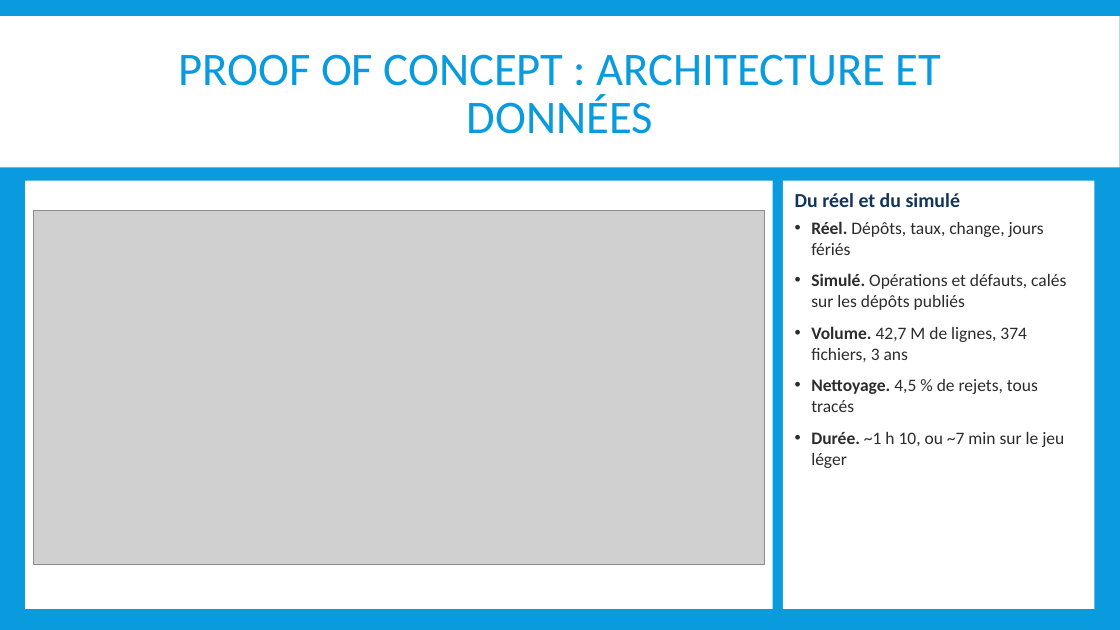
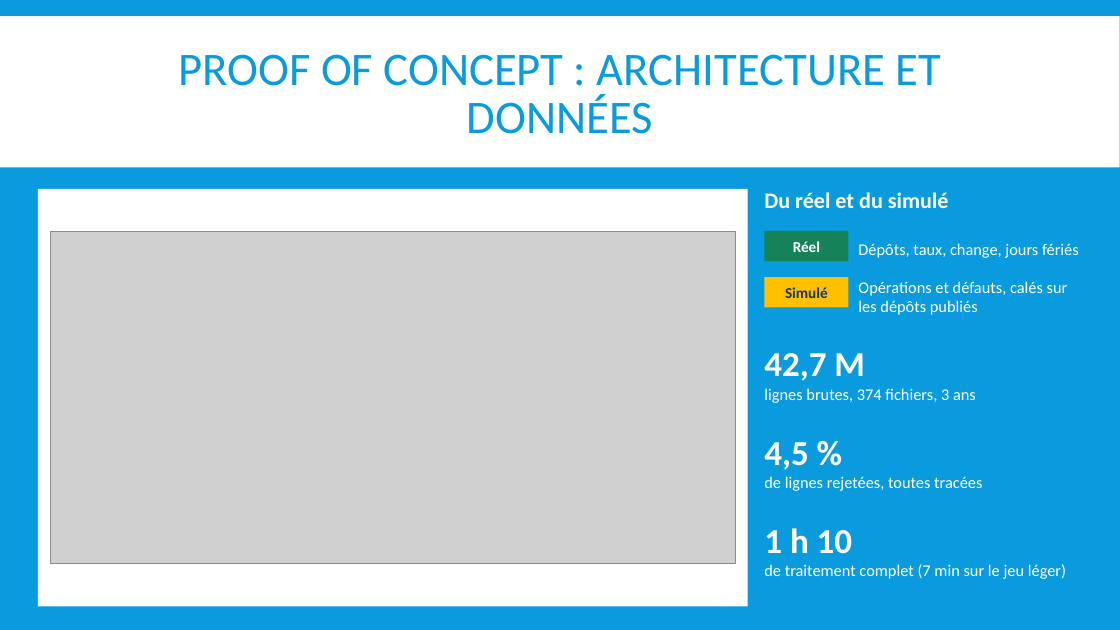
Before and after one commit to mehdi182003/projet_bi_finance, a slide deck: slide 11 of livrables/04_IBI_SUPPORT_SOUTENANCE_BI-predictive-Finance_G5.pptx. Drawn at 1120x630 pixels with LibreOffice and Linux fonts; fonts in the diff are those of the drawing; grey boxes stand for pictures. Boxes give left, top, right and bottom in pixels: in the first picture for what was removed or moved away, otherwise in the second. Text is boxed around its words. In the diff, an @@ line names an element or a change of style, - is before the commit and + after.

```diff
--- a/livrables/04_IBI_SUPPORT_SOUTENANCE_BI-predictive-Finance_G5.pptx
+++ b/livrables/04_IBI_SUPPORT_SOUTENANCE_BI-predictive-Finance_G5.pptx
@@ rectangle: place and size @@
-rectangle at (25, 181, 773, 609)
+rectangle at (38, 189, 748, 607)
@@ text added at (764, 192, 949, 208), 19 pt, text #FFFFFF, bold @@
+Du réel et du simulé
@@ rectangle removed at (783, 181, 1095, 609) @@
-Du réel et du simulé
-• Réel. Dépôts, taux, change, jours fériés
-• Simulé. Opérations et défauts, calés sur les dépôts publiés
-• Volume. 42,7 M de lignes, 374 fichiers, 3 ans
-• Nettoyage. 4,5 % de rejets, tous tracés
-• Durée. ~1 h 10, ou ~7 min sur le jeu léger
@@ picture: place and size @@
-picture at (34, 210, 765, 565)
+picture at (50, 232, 735, 564)
@@ rectangle added at (765, 231, 849, 261), fill #16825A, 13 pt, text #FFFFFF, bold @@
+Réel
@@ text added at (858, 243, 1079, 258), 14 pt, text #FFFFFF @@
+Dépôts, taux, change, jours fériés
@@ rectangle added at (765, 277, 849, 308), fill #FFC000, 13 pt, text #12355B, bold @@
+Simulé
@@ text added at (858, 281, 1068, 315), 14 pt, text #FFFFFF @@
+Opérations et défauts, calés sur les dépôts publiés
@@ text added at (764, 353, 976, 403), 14 pt, text #FFFFFF @@
+42,7 M
+lignes brutes, 374 fichiers, 3 ans
@@ text added at (764, 442, 982, 491), 14 pt, text #FFFFFF @@
+4,5 %
+de lignes rejetées, toutes tracées
@@ text added at (764, 528, 1066, 579), 14 pt, text #FFFFFF @@
+1 h 10
+de traitement complet (7 min sur le jeu léger)
```
Also in this commit, not shown: 13 other slides changed, 10 other files.
